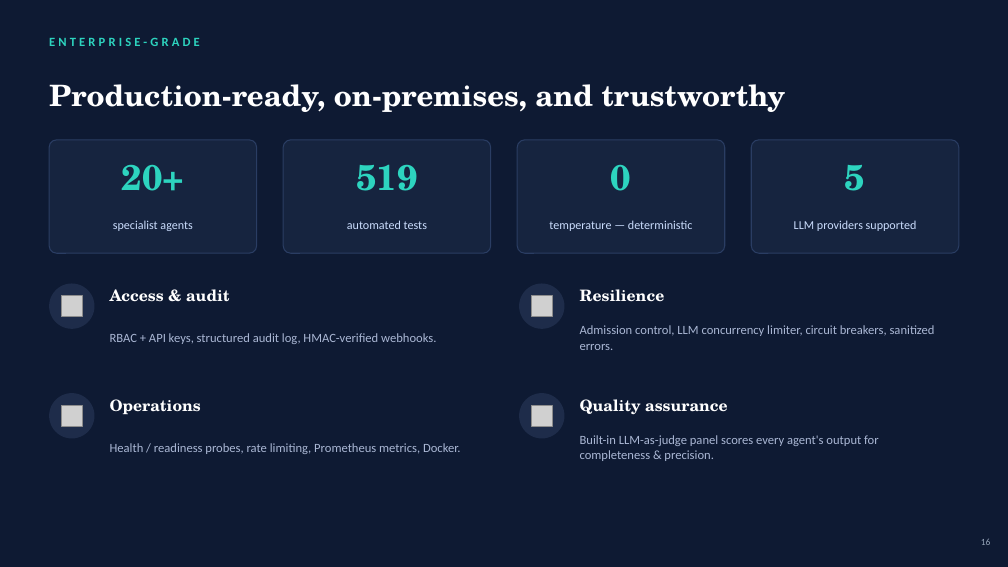
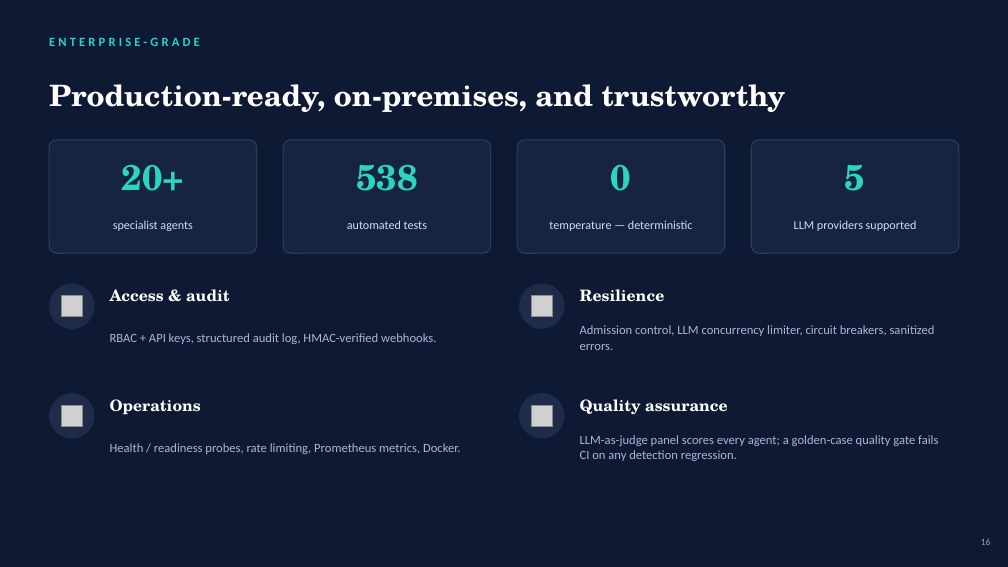
Before and after one commit to SambaPodili/ai-assisted-pull-request-review, a slide deck: slide 16 of deck/CIAA_Overview.pptx. Drawn at 1008x567 pixels with LibreOffice and Linux fonts; fonts in the diff are those of the drawing; grey boxes stand for pictures. Boxes give left, top, right and bottom in pixels: in the first picture for what was removed or moved away, otherwise in the second. Text is boxed around its words. In the diff, an @@ line names an element or a change of style, - is before the commit and + after.

```diff
--- a/deck/CIAA_Overview.pptx
+++ b/deck/CIAA_Overview.pptx
@@ text at [356,164,417,191]: text changed @@
-519
+538
@@ text at [580,435,938,461]: text changed @@
-Built-in LLM-as-judge panel scores every agent's output for completeness & precision.
+LLM-as-judge panel scores every agent; a golden-case quality gate fails CI on any detection regression.
```
Also in this commit, not shown: 4 other slides changed, 2 slides added, 25 other files.
